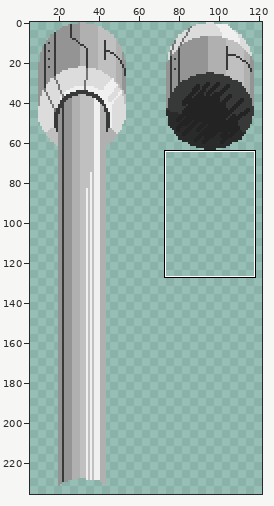
Sprite sheet -- Assets/Sprites/Environment/Pistons/BottomPiston.png. The picture above shows the old version from afar; the outline marks the close-up.
Close-up. Before the commit:
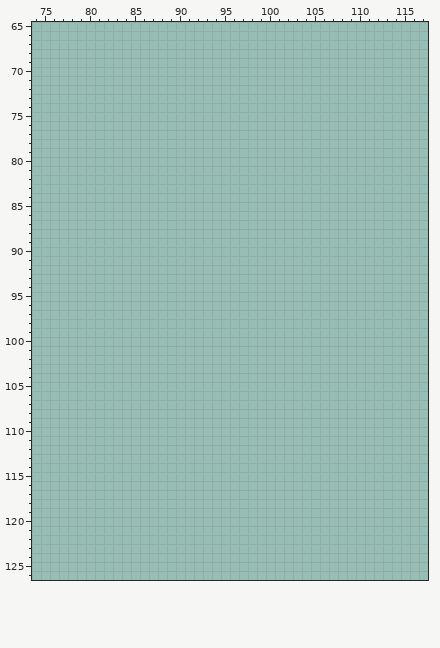
The file is 128x256 pixels. Colours within 5 levels of each other are drawn and written as one. Shown: x 74..117, y 65..126. The wide view leaves out empty margins. The commit also changed other parts of the picture, which this record leaves out.
Palette (. is transparent): 
Pixels before (only the part around the change), first column x 74:
 65 ............................................
 66 ............................................
 67 ............................................
 68 ............................................
 69 ............................................
 70 ............................................
 71 ............................................
 72 ............................................
 73 ............................................
 74 ............................................
 75 ............................................
 76 ............................................
 77 ............................................
 78 ............................................
 79 ............................................
 80 ............................................
 81 ............................................
 82 ............................................
 83 ............................................
 84 ............................................
 85 ............................................
 86 ............................................
 87 ............................................
 88 ............................................
 89 ............................................
 90 ............................................
 91 ............................................
 92 ............................................
 93 ............................................
 94 ............................................
 95 ............................................
 96 ............................................
 97 ............................................
 98 ............................................
 99 ............................................
100 ............................................
101 ............................................
102 ............................................
103 ............................................
104 ............................................
105 ............................................
106 ............................................
107 ............................................
108 ............................................
109 ............................................
110 ............................................
111 ............................................
112 ............................................
113 ............................................
114 ............................................
115 ............................................
116 ............................................
117 ............................................
118 ............................................
119 ............................................
120 ............................................
121 ............................................
122 ............................................
123 ............................................
124 ............................................
125 ............................................
126 ............................................
Once edited:
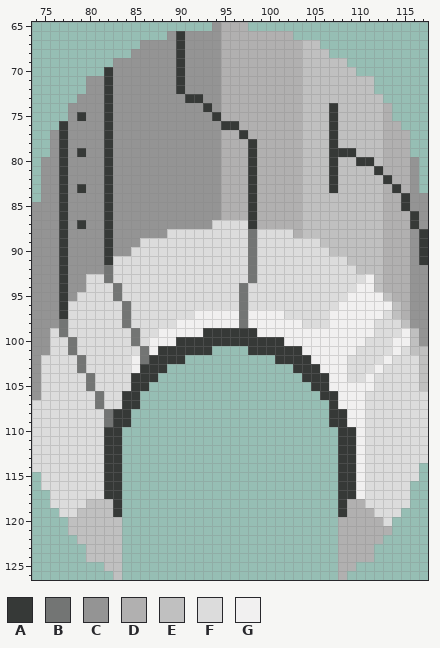
Colours new in this view: A #363937  B #737574  C #949494  D #b1b0b0  E #c0c0c0  F #dcdcdc  G #f1f0f0
From old to new:
Changed rows in their new state; - is an unchanged pixel.
first column x 74:
 65 --------------------CDDD--------------------
 66 ---------------CACCCCDDDDDDDD---------------
 67 ------------CCCCACCCCDDDDDDDDDEE------------
 68 -----------CCCCCACCCCDDDDDDDDDEEE-----------
 69 ---------CCCCCCCACCCCDDDDDDDDDEEEEE---------
 70 --------ACCCCCCCACCCCDDDDDDDDDEEEEEE--------
 71 ------CCACCCCCCCACCCCDDDDDDDDDEEEEEEEE------
 72 ------CCACCCCCCCACCCCDDDDDDDDDEEEEEEEE------
 73 -----CCCACCCCCCCCAACCDDDDDDDDDEEEEEEEEE-----
 74 ----CCCCACCCCCCCCCCACDDDDDDDDDEEEAEEEEED----
 75 ----CACCACCCCCCCCCCCADDDDDDDDDEEEAEEEEED----
 76 ---ACCCCACCCCCCCCCCCCAADDDDDDDEEEAEEEEEDD---
 77 --CACCCCACCCCCCCCCCCCDDADDDDDDEEEAEEEEEDDD--
 78 --CACCCCACCCCCCCCCCCCDDDADDDDDEEEAEEEEEDDD--
 79 --CACACCACCCCCCCCCCCCDDDADDDDDEEEAAAEEEDDD--
 80 -CCACCCCACCCCCCCCCCCCDDDADDDDDEEEAEEAAEDDDC-
 81 -CCACCCCACCCCCCCCCCCCDDDADDDDDEEEAEEEEADDDC-
 82 -CCACCCCACCCCCCCCCCCCDDDADDDDDEEEAEEEEEADDC-
 83 -CCACACCACCCCCCCCCCCCDDDADDDDDEEEAEEEEEDADC-
 84 -CCACCCCACCCCCCCCCCCCDDDADDDDDEEEEEEEEEDDACC
 85 CCCACCCCACCCCCCCCCCCCDDDADDDDDEEEEEEEEEDDACC
 86 CCCACCCCACCCCCCCCCCCCDDDADDDDDEEEEEEEEEDDDAC
 87 CCCACACCACCCCCCCCCCCFFFFADDDDDEEEEEEEEEDDDAC
 88 CCCACCCCACCCCCCFFFFFFFFFBFFFFDEEEEEEEEEDDDCA
 89 CCCACCCCACCCFFFFFFFFFFFFBFFFFFFFEEEEEEEDDDCA
 90 CCCACCCCACCFFFFFFFFFFFFFBFFFFFFFFEEEEEEDDDCA
 91 CCCACCCCAFFFFFFFFFFFFFFFBFFFFFFFFFFEEEEDDDCA
 92 CCCACCCCBFFFFFFFFFFFFFFFBFFFFFFFFFFFEEEDDDCC
 93 CCCACCFFBFFFFFFFFFFFFFFFBFFFFFFFFFFFFGEDDDCC
 94 CCCACCFFFBFFFFFFFFFFFFFBFFFFFFFFFFFFGGEDDDCC
 95 CCCACFFFFBFFFFFFFFFFFFFBFFFFFFFFFFFGGGGEDDCC
 96 CCCAFFFFFFBFFFFFFFFFFFFBFFFFFFFFFFGGGGGGEDCC
 97 CCCAFFFFFFBFFFFFFFGGGGGBGGGGFFFFFGGGGGGFEDCC
 98 CCCBFFFFFFBFFFFFGGGGGGGBGGGGGGFFFGGGGGFFFECC
 99 CCFBFFFFFFFBFFGGGGGAAAAAAGGGGGGGGGGGGGFFFGEC
100 CCFFBFFFFFFBFGGGAAAAAAAAAAAAGGGGGGGGGFFFGGEC
101 CCFFBFFFFFFFBGAAAAAA----AAAAAAGGGGGGFFFFGFEE
102 CFFFFBFFFFFGBAAAA----------AAAAGGGGFFFFGFFFE
103 CFFFFBFFFFFGAAA--------------AAAGGGFFFGFFFFE
104 CFFFFFBFFFFAAA----------------AAAGGFFGFFFFFE
105 CFFFFFBFFFFAA------------------AAGGGGGFFFFFE
106 CFFFFFFBFFAA--------------------AAGGGFFFFFFF
107 FFFFFFFBFFAA---------------------AGGGFFFFFFF
108 FFFFFFFFBAA----------------------AAGGFFFFFFF
109 FFFFFFFFBAA----------------------AAGGFFFFFFF
110 FFFFFFFFAA------------------------AAGFFFFFFF
111 FFFFFFFFAA------------------------AAGFFFFFFF
112 FFFFFFFFAA------------------------AAGFFFFFFF
113 FFFFFFFFAA------------------------AAGFFFFFFF
114 FFFFFFFFAA------------------------AAGFFFFFF-
115 -FFFFFFFAA------------------------AAGFFFFFF-
116 -FFFFFFFAA------------------------AAGFFFFF--
117 --FFFFFFAA------------------------AAGFFFFF--
118 --FFFFEEEA------------------------ADDFFFFF--
119 ---FFEEEEA------------------------ADDDFFF---
120 ----EEEEEE------------------------DDDDDF----
121 ----EEEEEE------------------------DDDDDD----
122 -----EEEEE------------------------DDDDD-----
123 ------EEEE------------------------DDDD------
124 ------EEEE------------------------DDDD------
125 --------EE------------------------DD--------
126 ---------E------------------------D---------
